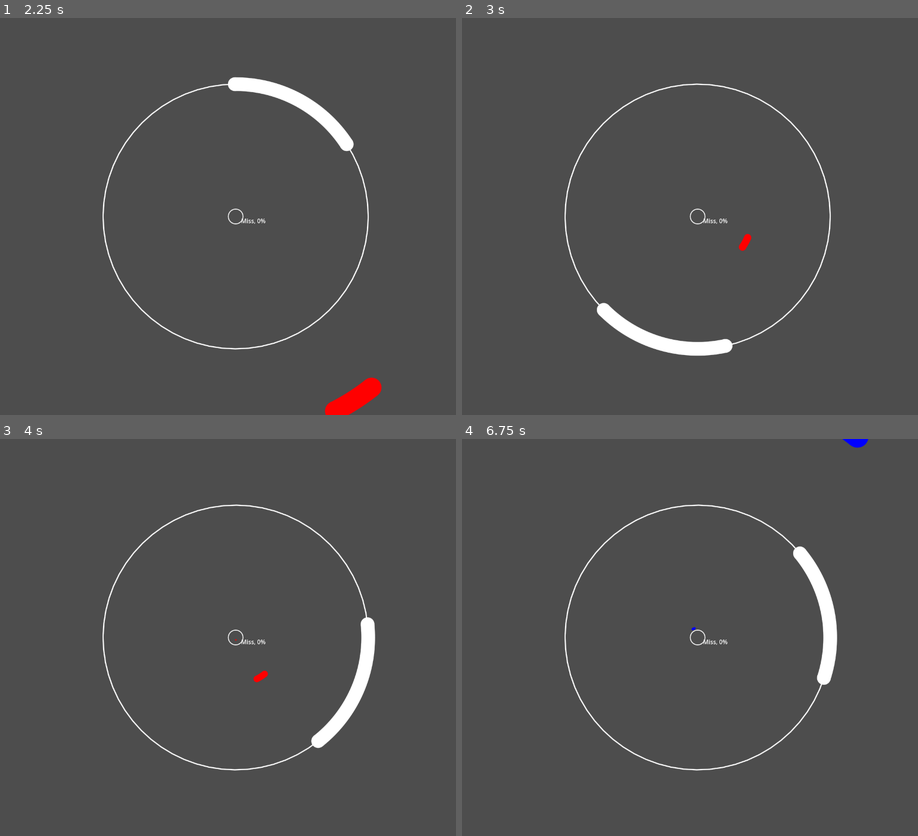
Above: before the commit, frames 1-4 (two rows, left to right).
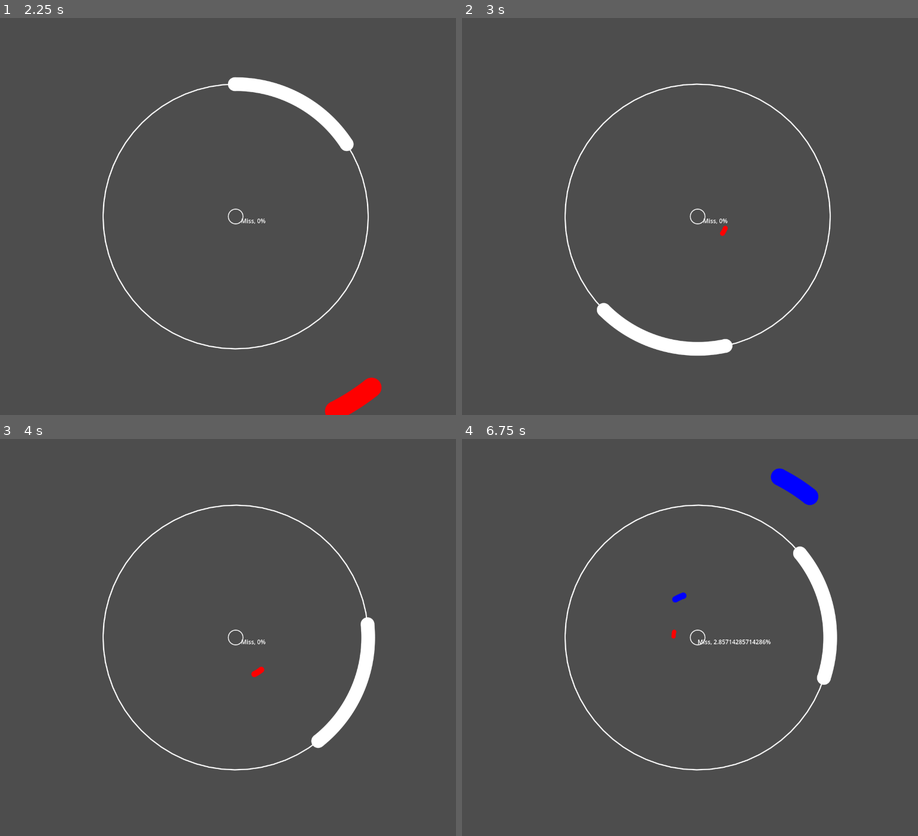
Above: after the commit, the same moments.

Repository: mougeee/marvelous-x
Game: Godot game, scene res://playing_scene.tscn
The game is run twice, just before and just after one commit, with the same random seed, the same clock (stepped at 60 frames per second) and the same inputs. The project has no main scene, so this scene is started directly. Sound files missing from this copy of the repository are replaced by a short silence.
Inputs (mouse positions are in pixels of both pictures, inside the frame that each line leads up to):
- Up to frame 1 (2.25 s): tap Enter at 0.5 s; move the mouse to (337, 196) at 0.52 s; hold D (RightPress) 0.53-1.28 s; tap Space (CriticalPress) at 0.6, 1.25, 1.35, 2.1 s; move the mouse to (141, 236) at 1.27 s; hold S (LeftPress) 1.28-2.03 s; move the mouse to (282, 129) at 2.02 s; hold D (RightPress) from 2.03 s (still down)
- Up to frame 2 (3 s): keep holding D (RightPress); tap Enter at 2.75 s; move the mouse to (676, 295) at 2.77 s; tap Space (CriticalPress) at 2.85 s
- Up to frame 3 (4 s): move the mouse to (378, 697) at 3.52 s; release D (RightPress) at 3.53 s; hold S (LeftPress) from 3.53 s (still down); tap Space (CriticalPress) at 3.6 s
- Up to frame 4 (6.75 s): move the mouse to (557, 577) at 4.27 s; tap Space (CriticalPress) at 4.35, 5.1, 5.75, 5.85, 6.6 s; move the mouse to (721, 637) at 5.02 s; move the mouse to (626, 538) at 5.77 s; release S (LeftPress) at 5.78 s; hold D (RightPress) from 5.78 s (still down); move the mouse to (799, 617) at 6.52 s

Frame 1 is identical in both runs. In frame 2, 0.1% of the frame differs, in the area x 56-64%, y 52-59%; in frame 3, 0.1%; in frame 4, 0.8%, in the area x 45-90%, y 0-52%.

Commit message:
preprocess notes

Diff:
--- a/approach_note.gd
+++ b/approach_note.gd
@@ -57,7 +57,6 @@
 				if abs(dt) <= judgement_info[i][2]:
 					pressed.emit(i)
 					break
-			print(dt)
 			queue_free()
 		elif dt > judgement_info[Judgements.MISS][2]:
 			pressed.emit(Judgements.MISS)
--- a/playing_scene.gd
+++ b/playing_scene.gd
@@ -8,6 +8,24 @@
 var offset = 0.090
 
 
+# [time, angle, coverage, speed, key]
+const Keys = preload("res://globals.gd").Keys
+var raw_notes = [
+	[2.0, 1.0, 0.2, 1.0, Keys.LEFT],
+	[3.0, 0.5, 0.2, 1.8, Keys.LEFT],
+	[4.0, 1.0, 0.2, 1.6, Keys.LEFT],
+	[4.5, 1.5, 0.2, 1.4, Keys.LEFT],
+	[5.0, 2.0, 0.2, 1.2, Keys.RIGHT],
+	[6.0, -2.0, 0.2, 1.0, Keys.LEFT],
+	[6.5, -1.0, 0.2, 0.8, Keys.RIGHT],
+	[7.0, -2.0, 0.2, 0.6, Keys.RIGHT],
+	[7.5, -3.0, 0.2, 0.4, Keys.LEFT],
+	[8.0, -2.0, 0.2, 0.2, Keys.CRITICAL],
+]
+var notes = []
+var next_index = 0
+
+
 # Called when the node enters the scene tree for the first time.
 func _ready() -> void:
 	time_begin = Time.get_ticks_usec()
@@ -15,22 +33,25 @@
 
 	position = get_viewport_rect().size / 2
 
+	for raw_note in raw_notes:
+		var time = raw_note[0] - 1 / raw_note[3]
 
-# [time, angle, coverage, speed, key]
-const Keys = preload("res://globals.gd").Keys
-var notes = [
-	[2.0, 1.0, 0.2, 1.0, Keys.LEFT],
-	[3.0, 0.5, 0.2, 1.2, Keys.LEFT],
-	[4.0, 1.0, 0.2, 1.4, Keys.LEFT],
-	[4.5, 1.5, 0.2, 1.0, Keys.LEFT],
-	[5.0, 2.0, 0.2, 1.2, Keys.RIGHT],
-	[6.0, -2.0, 0.2, 1.2, Keys.LEFT],
-	[6.5, -1.0, 0.2, 1.2, Keys.RIGHT],
-	[7.0, -2.0, 0.2, 1.2, Keys.RIGHT],
-	[7.5, -3.0, 0.2, 1.2, Keys.LEFT],
-	[8.0, -2.0, 0.2, 1.0, Keys.CRITICAL],
-]
-var next_index = 0
+		# get correct position (by binary search)
+		var left = 0
+		var right = notes.size()
+		var anchor = 0
+
+		while left < right:
+			anchor = (left + right) / 2
+			var mid_value = notes[anchor]
+
+			if mid_value[0] <= time:
+				left = anchor + 1
+			else:
+				right = anchor
+
+		# insert
+		notes.insert(left, [time] + raw_note)
 
 
 # Called every frame. 'delta' is the elapsed time since the previous frame.
@@ -41,14 +62,14 @@
 	time -= AudioServer.get_output_latency()
 	time -= offset
 
-	while next_index < notes.size() and notes[next_index][0] - 1.0/notes[next_index][3] < time:
+	while next_index < notes.size() and notes[next_index][0] < time:
 		var note = notes[next_index]
 
 		var approach_note = ApproachNote.instantiate()
-		approach_note.rotation = note[1]
-		approach_note.coverage = note[2]
-		approach_note.speed = note[3]
-		approach_note.key = note[4]
+		approach_note.rotation = note[2]
+		approach_note.coverage = note[3]
+		approach_note.speed = note[4]
+		approach_note.key = note[5]
 		approach_note.pressed.connect(_on_approach_note_pressed)
 		add_child(approach_note)
 
